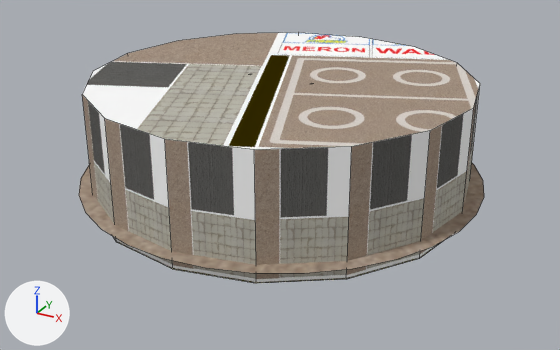
An edit to the Blender file Assets/Resources/Mesh/arena.blend, drawn before and after from the same camera.
Before and after are seen from a camera (50 mm lens) standing at (77.2, -141.0, 67.3) and looking at (1.3, -3.1, -1.6). Every picture has the same lights, and +X, +Y and +Z are marked at lower left. Mesh edges are drawn as thin lines.

Script lines for the objects in view, before the commit:
```python
me_circle = bpy.data.meshes.new('Circle')
me_circle.from_pydata(...)  # 440 vertices, 327 faces; spans x -2.97..2.97, y -2.97..2.97, z -0.25..1.46
# faces by material slot: [313, 13, 1]
me_circle.materials.append(mat_arena_matrial)  # picture img_arena_textures_psd
me_circle.materials.append(mat_advertising_material)  # its picture is missing
me_circle.materials.append(mat_emmission)  # red #8a2727
ob_circle = bpy.data.objects.new('Circle', me_circle)
ob_circle.location = (0.0, 0.0, -2.3)
ob_circle.scale = (15.0, 15.0, 15.0)
```
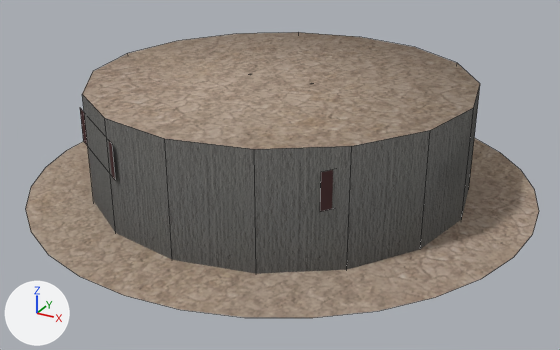
Where the change shows, as pixel boxes (x1, y1, x2, y2) in the pictures (560 x 350 px):
'Circle', reshaped (27% wider, 14% taller)
    before: (79, 32, 484, 283)
    after: (25, 32, 539, 318)
part 1 of me_circle, added (brown)
    after: (25, 138, 539, 318)
part 2 of me_circle, built on
    before: (79, 163, 484, 273)
    after: (80, 108, 333, 211)
part 3 of me_circle, surface changed
    both: (82, 32, 480, 274)

The change, as a list of edits to the scene's bpy script:
```text
Change me_circle:
    used by ob_circle; location = (0.0, 0.0, -2.3); scale = (15.0, 15.0, 15.0)
    remove me_circle.from_pydata(...)  # 440 vertices, 327 faces; spans x -2.97..2.97, y -2.97..2.97, z -0.25..1.46
    add me_circle.from_pydata(...)  # 484 vertices, 331 faces; spans x -3.72..3.71, y -3.69..3.74, z -0.25..1.46
    me_circle part 1: the loose piece of 32 vertices spanning x -2.97..2.97, y -2.97..2.97, z 0.0 is copied, and the copy is scaled about its middle by (1.25, 1.25, 1), then moved by (0.0, 0.02, -0.12); it spans x -3.72..3.71, y -3.69..3.74, z -0.12
    me_circle part 2
    2 vertices are removed from x 1.9, y -0.92, z 0.41..0.59
    1 face is deleted
    46 vertices move from x -2.97..2.97, y -2.97..2.97, z 0.0..0.59 to x -2.63..2.23, y -2.65..2.58, z -0.06..1.19
    11 vertices are added at x -2.18..2.57, y -2.21..2.08, z 0.15..1.19
    7 new vertices lie (0.0, 0.0, 0.38) away from vertices in x -2.18..2.13, y -2.17..2.08, z 0.15
    5 new faces join them, mat_advertising_material (its picture is missing)
    me_circle part 3: 206 kept faces spanning x -2.78..2.78, y -2.78..2.78, z -0.25..1.46 get new texture (UV) coordinates
```
